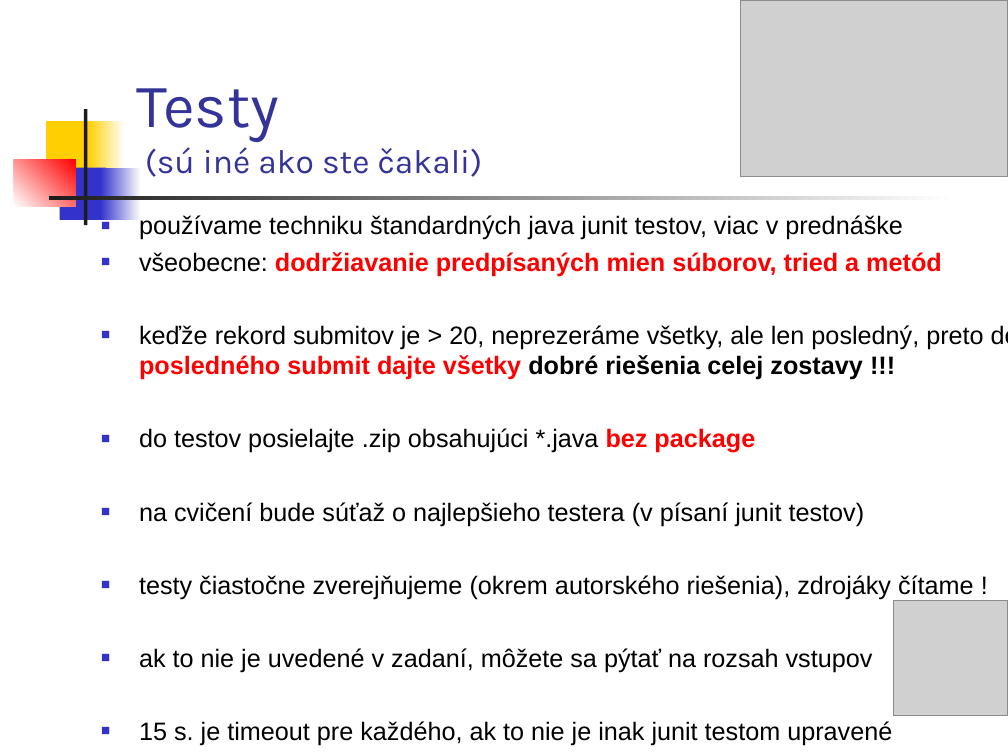
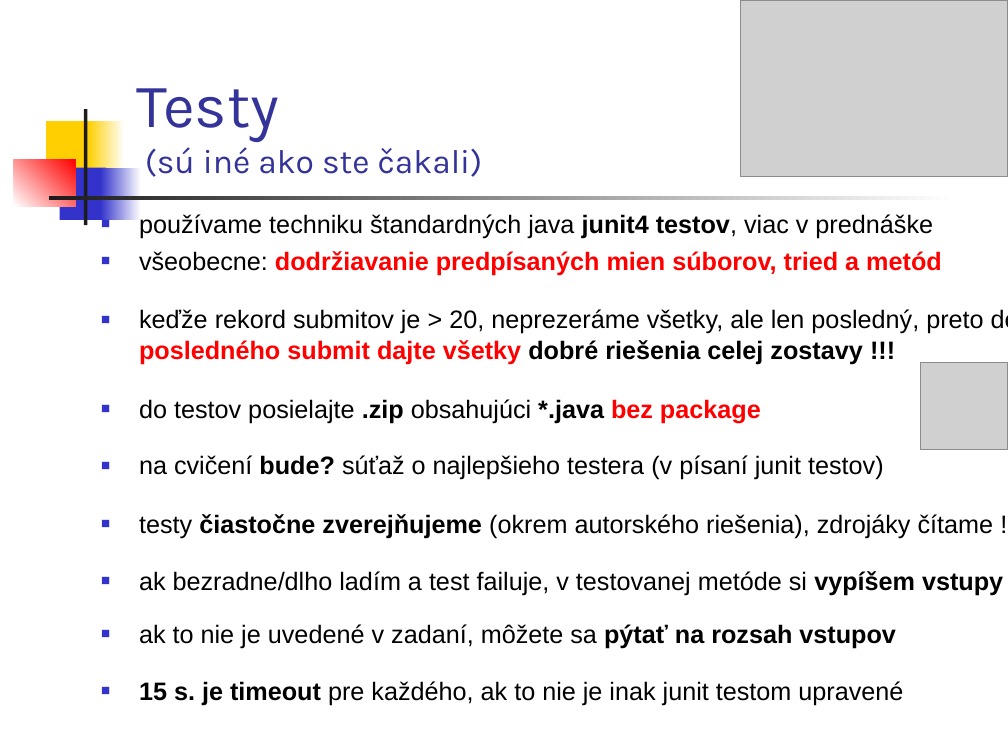
Before and after one commit to Programovanie4/Prednasky, a slide deck: slide 5 of 02/02_java.ppt. Drawn at 1008x756 pixels with LibreOffice and Linux fonts; fonts in the diff are those of the drawing; grey boxes stand for pictures. Boxes give left, top, right and bottom in pixels: in the first picture for what was removed or moved away, otherwise in the second. Text is boxed around its words. In the diff, an @@ line names an element or a change of style, - is before the commit and + after.

```diff
--- a/02/02_java.ppt
+++ b/02/02_java.ppt
@@ text at (139, 214, 933, 239): text changed @@
-■ používame techniku štandardných java junit testov, viac v prednáške
+■ používame techniku štandardných java junit4 testov, viac v prednáške
@@ picture: place and size @@
-picture at (893, 600, 1008, 715)
+picture at (920, 362, 1008, 450)
@@ text at (139, 399, 994, 706): bold on in ".zip *.java", "čiastočne zverejňujeme", "pýtať na rozsah vstupov", "15 s. je timeout" @@
@@ text at (139, 455, 884, 480): text changed @@
-■ na cvičení bude súťaž o najlepšieho testera (v písaní junit testov)
+■ na cvičení bude? súťaž o najlepšieho testera (v písaní junit testov)
@@ text at (139, 571, 1003, 596): paragraph added @@
+■ ak bezradne/dlho ladím a test failuje, v testovanej metóde si vypíšem vstupy
```
Also in this commit, not shown: 4 other slides changed.
